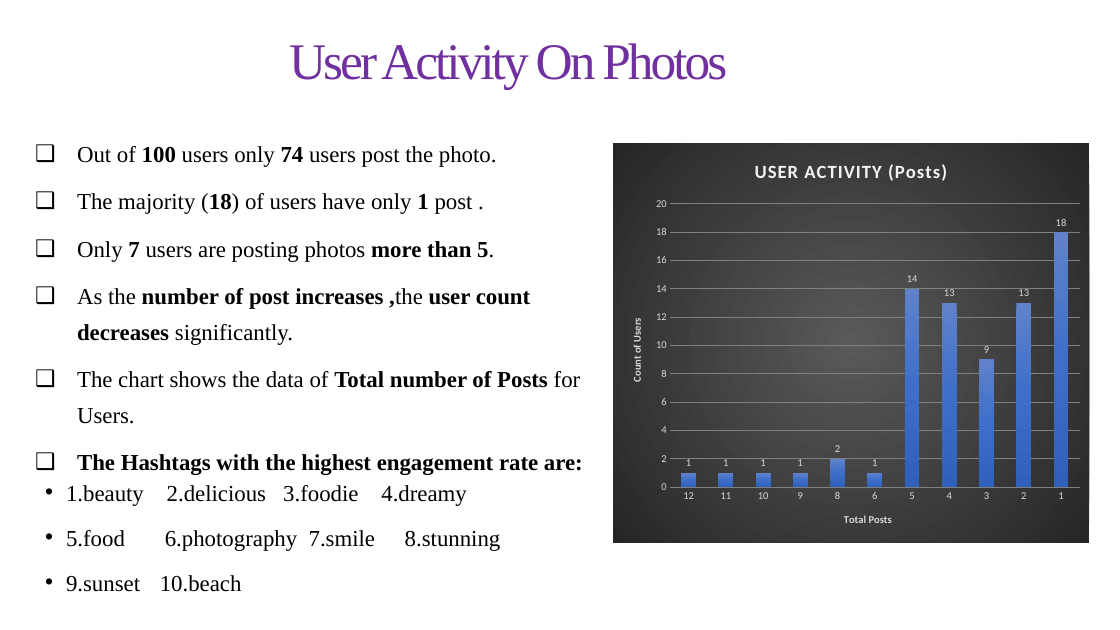
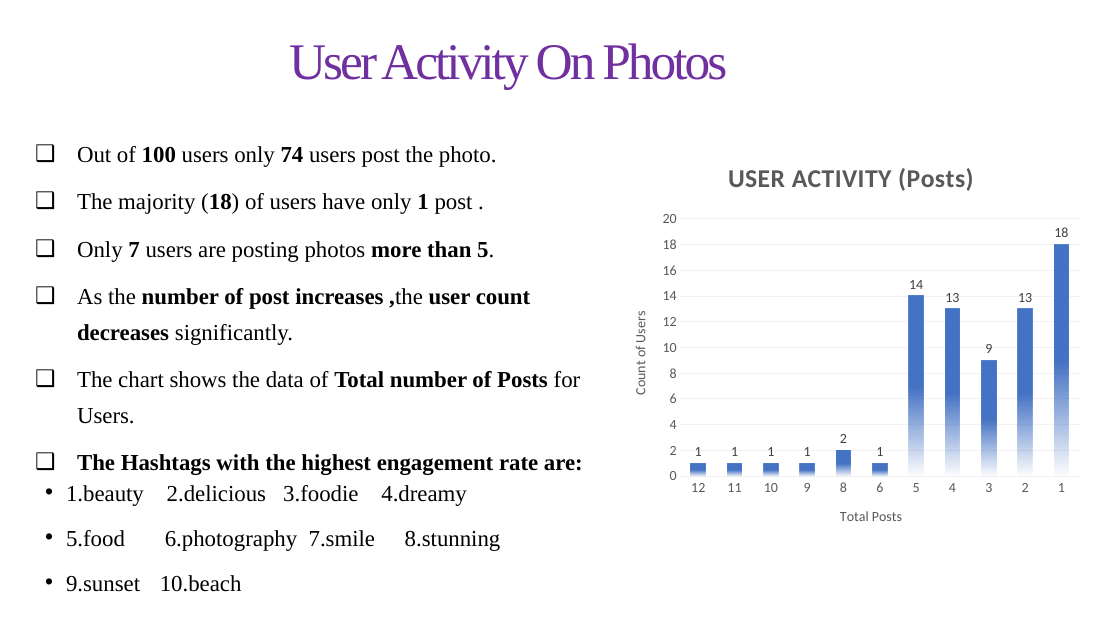
Before and after one commit to shreyas0499/Social-Media-Project, a slide deck: slide 9 of Shreyas META SQL Project.pptx. Drawn at 1120x630 pixels with LibreOffice and Linux fonts; fonts in the diff are those of the drawing. Boxes give left, top, right and bottom in pixels: in the first picture for what was removed or moved away, otherwise in the second. Text is boxed around its words. In the diff, an @@ line names an element or a change of style, - is before the commit and + after.

```diff
--- a/Shreyas META SQL Project.pptx
+++ b/Shreyas META SQL Project.pptx
@@ column chart at (x1=613, y1=144, x2=1090, y2=544) @@
@@ colour of Series 1 gradient #6183CB to #3E70CA to #3062BB to gradient #4472C4 @@
@@ data labels of Series 1 changed @@
@@ category axis changed @@
@@ value axis changed @@
@@ background changed @@
```
Also in this commit, not shown: 8 other slides changed, 1 other file.
